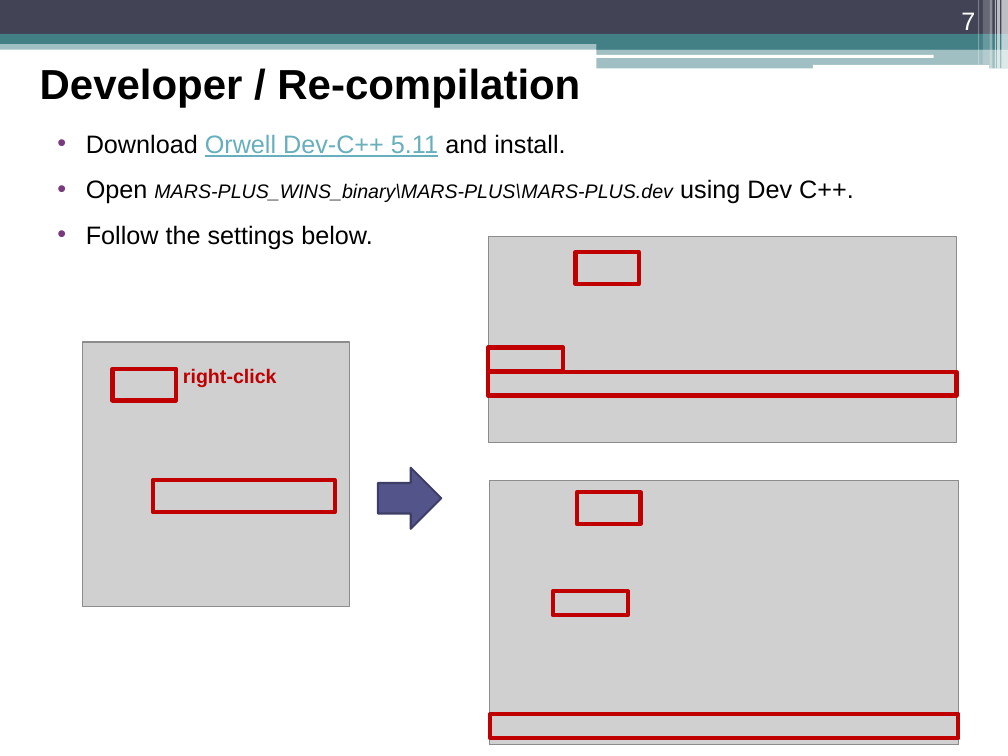
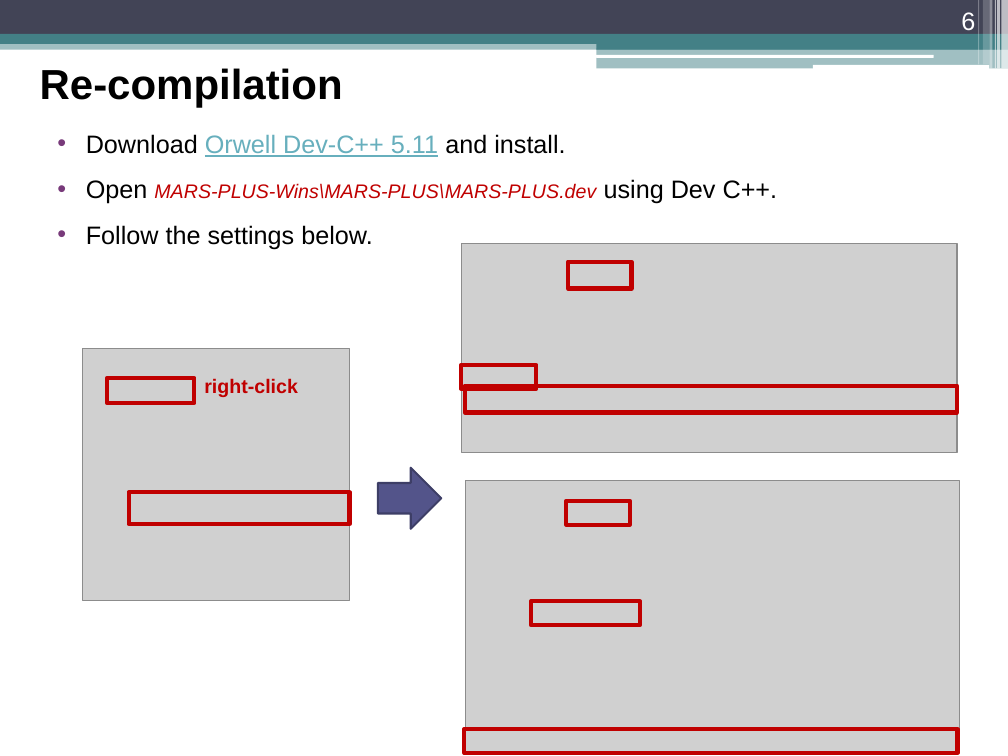
Before and after one commit to renan991995/MARS-PLUS-Wins, a slide deck: slide 6 of Notes.pptx (slide 7 before the commit). Drawn at 1008x756 pixels with LibreOffice and Linux fonts; fonts in the diff are those of the drawing; grey boxes stand for pictures. Boxes give left, top, right and bottom in pixels: in the first picture for what was removed or moved away, otherwise in the second. Text is boxed around its words. In the diff, an @@ line names an element or a change of style, - is before the commit and + after.

Commit message:
20230610 MARS-PLUS-Wins

```diff
--- a/Notes.pptx
+++ b/Notes.pptx
@@ page number at box(961, 12, 975, 36): text changed @@
-7
+6
@@ text at box(40, 68, 343, 107): text changed @@
-Developer / Re-compilation
+Re-compilation
@@ text at box(86, 179, 778, 204): text changed; text colour #000000 to #C00000 @@
-• Open MARS-PLUS_WINS_binary\MARS-PLUS\MARS-PLUS.dev using Dev C++.
+• Open MARS-PLUS-Wins\MARS-PLUS\MARS-PLUS.dev using Dev C++.
@@ picture: place and size @@
-picture at box(488, 237, 957, 444)
+picture at box(462, 244, 957, 453)
@@ rectangle: place and size @@
-rectangle at box(576, 252, 639, 283)
+rectangle at box(569, 262, 632, 289)
@@ picture: place and size @@
-picture at box(83, 342, 350, 607)
+picture at box(83, 348, 350, 601)
@@ rectangle: place and size @@
-rectangle at box(113, 369, 176, 400)
+rectangle at box(107, 378, 195, 403)
@@ text "right-click": place and size @@
-text "right-click" at box(183, 368, 277, 387)
+text "right-click" at box(204, 378, 298, 397)
@@ rectangle: place and size @@
-rectangle at box(488, 348, 563, 372)
+rectangle at box(461, 365, 536, 389)
@@ rectangle: place and size @@
-rectangle at box(488, 372, 957, 396)
+rectangle at box(465, 386, 957, 413)
@@ rectangle: place and size @@
-rectangle at box(152, 480, 335, 511)
+rectangle at box(129, 492, 350, 523)
@@ picture: place and size @@
-picture at box(489, 480, 958, 745)
+picture at box(466, 481, 960, 753)
@@ rectangle: place and size @@
-rectangle at box(577, 492, 640, 523)
+rectangle at box(566, 501, 630, 525)
@@ rectangle: place and size @@
-rectangle at box(552, 592, 628, 616)
+rectangle at box(531, 602, 640, 626)
@@ rectangle: place and size @@
-rectangle at box(490, 715, 959, 739)
+rectangle at box(465, 729, 958, 753)
```
Also in this commit, not shown: 6 other slides changed, 1 slide added, 2 slides removed, 4 other files.
